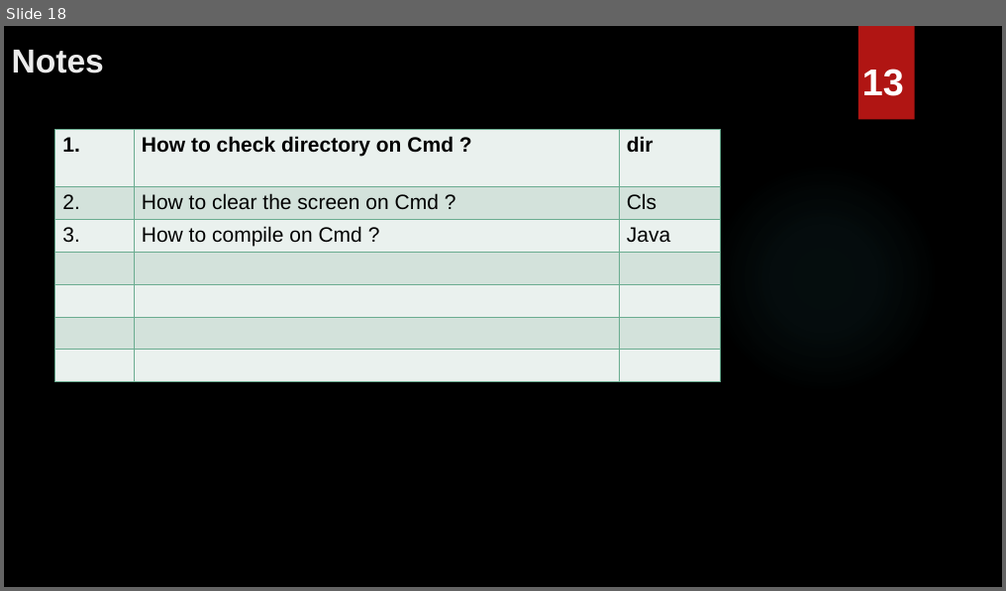
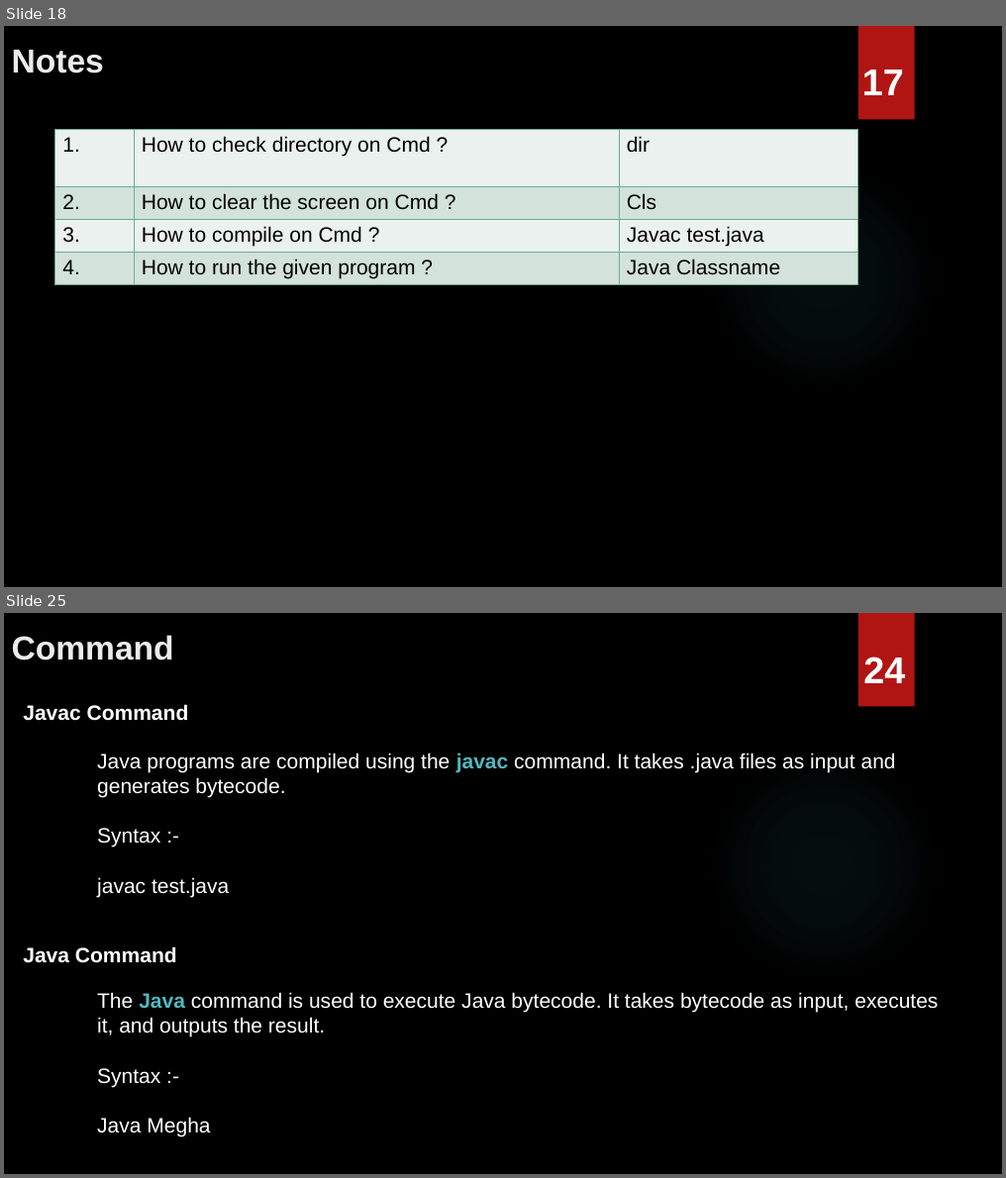
Before and after one commit to MeghaM-A/Java, a slide deck: Java.pptx. Shown one above the other, each under a label of ours: slide 18 before the commit, slides 18 and 25 after it; the slides between them are not shown. The pictures are 1006x591 and 1006x1178 pixels, drawn with LibreOffice and Linux fonts; fonts in the diff are those of the drawing; background and template pictures are left out. Boxes give left, top, right and bottom in pixels: in the first picture for what was removed or moved away, otherwise in the second. Text is boxed around its words. In the diff, an @@ line names an element or a change of style, - is before the commit and + after.

```diff
--- a/Java.pptx
+++ b/Java.pptx
@@ slide 25 added at [4, 613, 1002, 1174], background picture (left out); not listed: 2 template elements that a slide beside it also shows @@
@@ title added at [12, 635, 174, 661], 32 pt, text #EBEBEB, bold @@
+Command
@@ text added at [863, 657, 905, 683], 36 pt, text #FFFFFF, bold @@
+24
@@ text added at [23, 704, 189, 721], 20 pt, text #FFFFFF, bold @@
+Javac Command
@@ text added at [97, 753, 896, 897], 20 pt, text #FFFFFF @@
+Java programs are compiled using the javac command. It takes .java files as input and generates bytecode.
+Syntax :-
+javac test.java
@@ text added at [23, 947, 177, 963], 20 pt, text #FFFFFF, bold @@
+Java Command
@@ text added at [97, 992, 938, 1138], 20 pt, text #FFFFFF @@
+The Java command is used to execute Java bytecode. It takes bytecode as input, executes it, and outputs the result.
+Syntax :-
+Java Megha
@@ slide 18 changed as well @@
@@ text at [862, 70, 904, 95]: text changed @@
-13
+17
@@ table at [55, 130, 858, 285] @@
-row 3: 3. | How to compile on Cmd ? | Java
-row 4:  |  | 
-row 5:  |  | 
-row 6:  |  | 
-row 7:  |  | 
+row 3: 3. | How to compile on Cmd ? | Javac test.java
+row 4: 4. | How to run the given program ? | Java Classname
@@ table: place and size @@
-table at [55, 130, 721, 382]
+table at [55, 130, 858, 285]
```
Also in this commit, not shown: 11 other slides changed, 7 other slides added.
